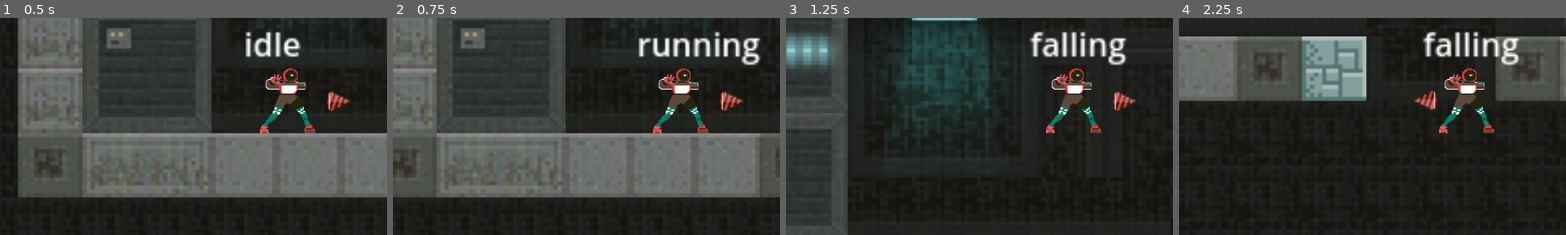
Above: before the commit, frames 1-4 (left to right).
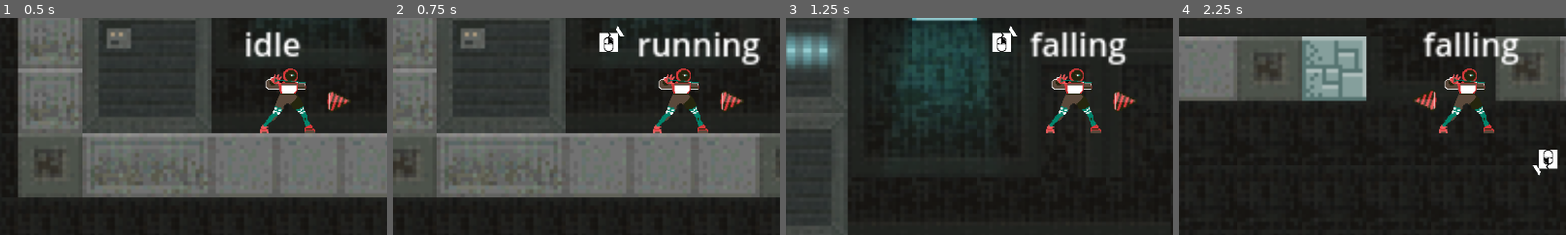
Above: after the commit, the same moments.

Repository: JuanG10/DDVJ-Trabajo-Final
Game: Godot game, scene res://src/scenes/game.tscn
The game is run twice, just before and just after one commit, with the same random seed, the same clock (stepped at 60 frames per second) and the same inputs.
Inputs (mouse positions are % of the whole screen's width and height, from its top left):
- Up to frame 1 (0.5 s): no input
- Up to frame 2 (0.75 s): move the mouse to (45, 70) at 0.52 s; hold D (right) from 0.53 s (still down); hold Right mouse button (drill_backward) from 0.53 s (still down)
- Up to frame 3 (1.25 s): keep holding D (right); keep holding Right mouse button (drill_backward); tap Space (jump) at 0.77 s
- Up to frame 4 (2.25 s): move the mouse to (80, 65) at 1.27 s; release Right mouse button (drill_backward) at 1.28 s; click (80, 65) at 1.35 s; tap Space (jump) at 1.52 s; move the mouse to (20, 35) at 2.02 s; release D (right) at 2.03 s; hold A (left) from 2.03 s (still down); hold Right mouse button (drill_backward) from 2.03 s (still down)
The pictures show only the part of the screen within x 12-62%, y 31-81%; the shares and areas given below are measured in that part.

Frame 1 is identical in both runs. In frame 2, 0.5% of the frame differs, in the area x 53-60%, y 3-16%; in frame 3, 0.5%; in frame 4, 0.5%.

Commit message:
Refactor de funciones y se agrega un sprite de un mouse para debug

Diff:
--- a/src/scenes/drill.tscn
+++ b/src/scenes/drill.tscn
@@ -1,7 +1,8 @@
-[gd_scene load_steps=9 format=3 uid="uid://cknc2uwaj8x3l"]
+[gd_scene load_steps=10 format=3 uid="uid://cknc2uwaj8x3l"]
 
 [ext_resource type="Script" uid="uid://bxpkka4nccpei" path="res://src/scripts/drill.gd" id="1_6q86d"]
 [ext_resource type="Texture2D" uid="uid://c38jpckixkuls" path="res://art/character_layers/Drill_1.png" id="2_8g5in"]
+[ext_resource type="Texture2D" uid="uid://dcj5dndqe1gfw" path="res://art/mouse_clicked.jpeg" id="2_ei5to"]
 [ext_resource type="Texture2D" uid="uid://bahnfomn0uwwb" path="res://art/character_layers/Drill_2.png" id="3_gj6aa"]
 [ext_resource type="Texture2D" uid="uid://dhu1bm2hg1ca6" path="res://art/character_layers/Drill_3.png" id="4_ei5to"]
 [ext_resource type="Texture2D" uid="uid://7u1tjr0r5ok6" path="res://art/character_layers/Drill_4.png" id="5_sho0f"]
@@ -40,6 +41,23 @@
 position = Vector2(24, 0)
 shape = SubResource("CapsuleShape2D_chjyl")
 
+[node name="mouse_debug_icon" type="Sprite2D" parent="."]
+visible = false
+z_index = 10
+position = Vector2(-38, -29)
+scale = Vector2(0.02, 0.02)
+texture = ExtResource("2_ei5to")
+
+[node name="left_click_pressed" type="Polygon2D" parent="mouse_debug_icon"]
+visible = false
+position = Vector2(-50, -49.9998)
+polygon = PackedVector2Array(-233.333, -100, -133.333, -266.667, -166.667, -366.667, -333.333, -100)
+
+[node name="right_click_pressed" type="Polygon2D" parent="mouse_debug_icon"]
+visible = false
+position = Vector2(50, -49.9998)
+polygon = PackedVector2Array(133.333, -266.667, 233.333, -100, 333.333, -100, 166.667, -366.667)
+
 [node name="AnimatedSprite2D" type="AnimatedSprite2D" parent="."]
 position = Vector2(9, 9)
 scale = Vector2(0.416667, 0.416667)
--- a/src/scripts/drill.gd
+++ b/src/scripts/drill.gd
@@ -9,6 +9,10 @@
 var is_drilling_forward := false
 var is_drilling_backward := false
 var is_collisioning := false
+
+@onready var mouse_debug_icon: Sprite2D = $mouse_debug_icon #
+@onready var left_clic_pressed: Polygon2D = $mouse_debug_icon/left_click_pressed # Debug
+@onready var right_clic_pressed: Polygon2D = $mouse_debug_icon/right_click_pressed #
 
 func set_up_drill(new_player_state_machine: StateMachine) -> void:
 	player_state_machine = new_player_state_machine
@@ -36,13 +40,18 @@
 func _start_drill_forward() -> void:
 	is_drilling_forward = true
 	animation.play("default")
+	mouse_debug_icon.show()
+	left_clic_pressed.show()
 
 func _start_drill_backward() -> void:
 	is_drilling_backward = true
 	animation.play_backwards("default")
+	mouse_debug_icon.show()
+	right_clic_pressed.show()
 
 func drilling_against_object() -> bool:
-	return is_drilling_forward and is_collisioning
+	return (is_drilling_forward and is_collisioning
+	) or (is_drilling_backward and is_collisioning)
 
 func _check_drill_input() -> bool:
 	# Devuelve true si se suelta uno de los dos "drill_"
@@ -59,6 +68,9 @@
 	is_drilling_forward = false
 	is_drilling_backward = false
 	animation.stop()
+	mouse_debug_icon.hide()
+	left_clic_pressed.hide()
+	right_clic_pressed.hide()
 
 func _on_drill_area_entered(area: Area2D) -> void:
 	collisioned_area_position = area.global_position
--- a/src/scripts/player/player.gd
+++ b/src/scripts/player/player.gd
@@ -1,8 +1,8 @@
 class_name Player extends CharacterBody2D
 
-@onready var player_state_machine := $player_state_machine
-@onready var drill := $drill
-@onready var player_camera: Camera2D = $player_camera
+@onready var player_state_machine: StateMachine = $player_state_machine
+@onready var drill: Drill = $drill
+@onready var player_camera := $player_camera
 @onready var player_sprite := $player_sprite:
 	get: return player_sprite
 
--- a/src/scripts/player/player_states/player_state_drilling.gd
+++ b/src/scripts/player/player_states/player_state_drilling.gd
@@ -17,7 +17,7 @@
 func physics_update(_delta: float) -> void:
 	_effects(drill.drilling_against_object())
 
-	if drill.is_drilling_backward and drill.is_collisioning:
+	if drill.is_drilling_backward:
 		state_machine.change_to_state(state_machine.STATES.JUMPING,
 		collision_position)
 	elif drill.bounce_from_drilling():
--- a/src/scripts/player/player_states/player_state_jumping.gd
+++ b/src/scripts/player/player_states/player_state_jumping.gd
@@ -22,9 +22,8 @@
 			state_machine.STATES.FALLING)
 
 	if bouncing_from_position: # Rebote
-		player.velocity = (
-			player.global_position - bouncing_from_position
-			).normalized() * BOUNCE_FORCE
+		player.velocity = bouncing_from_position.direction_to(
+			player.global_position) * BOUNCE_FORCE
 		bouncing_from_position = Vector2()
 	else: # Salto normal
 		player.velocity.y = JUMP_ACCELERATION
Binary file added: art/mouse_clicked.jpeg
Not shown, added: art/mouse_clicked.jpeg.import
